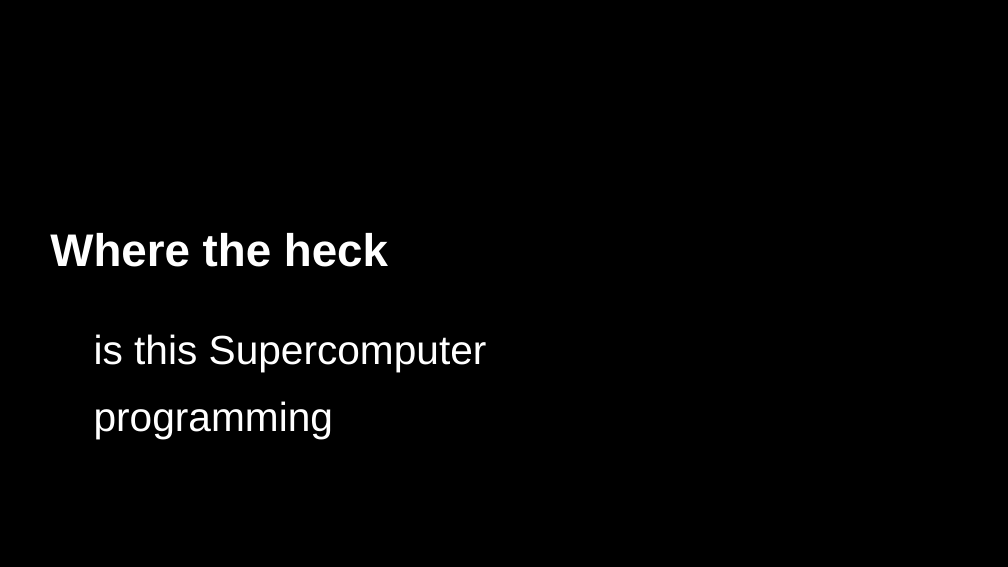
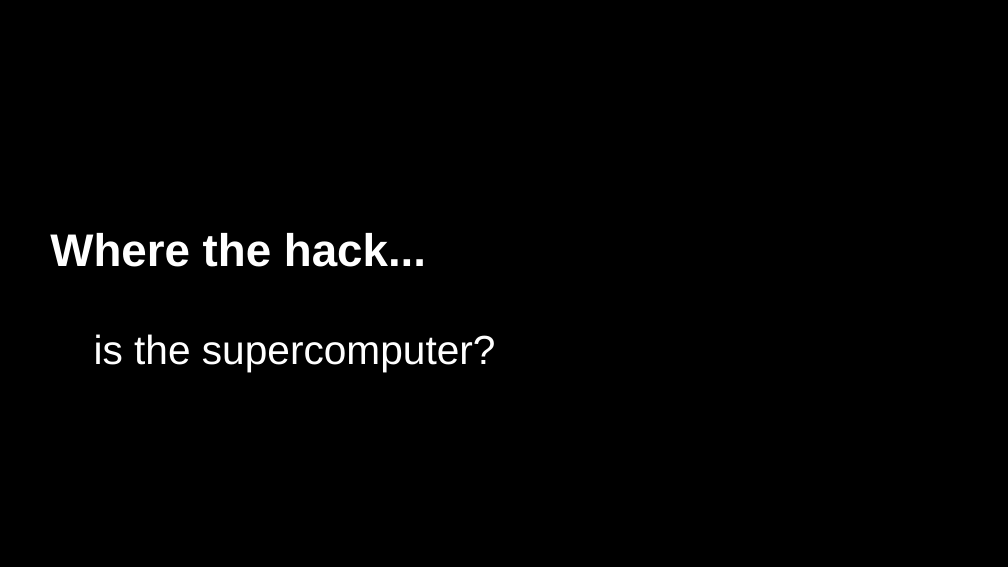
Before and after one commit to ax3l/datenspuren_2016, a slide deck: slide 27 of Slides.odp (slide 28 before the commit). Drawn at 1008x567 pixels with LibreOffice and Linux fonts; fonts in the diff are those of the drawing; background and template pictures are left out. Boxes give left, top, right and bottom in pixels: in the first picture for what was removed or moved away, otherwise in the second. Text is boxed around its words. In the diff, an @@ line names an element or a change of style, - is before the commit and + after.

```diff
--- a/Slides.odp
+++ b/Slides.odp
@@ title at box(50, 233, 426, 267): text changed @@
-Where the heck
+Where the hack...
@@ text at box(94, 334, 496, 372): text changed @@
-is this Supercomputer
-programming
+is the supercomputer?
```
Also in this commit, not shown: 18 other slides changed, 10 slides added, 5 slides removed.
